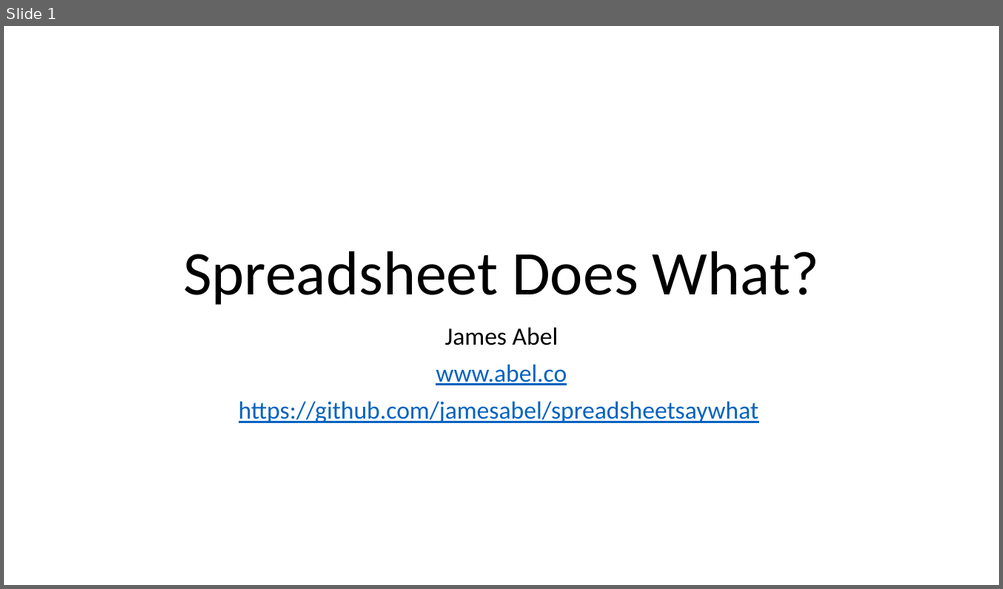
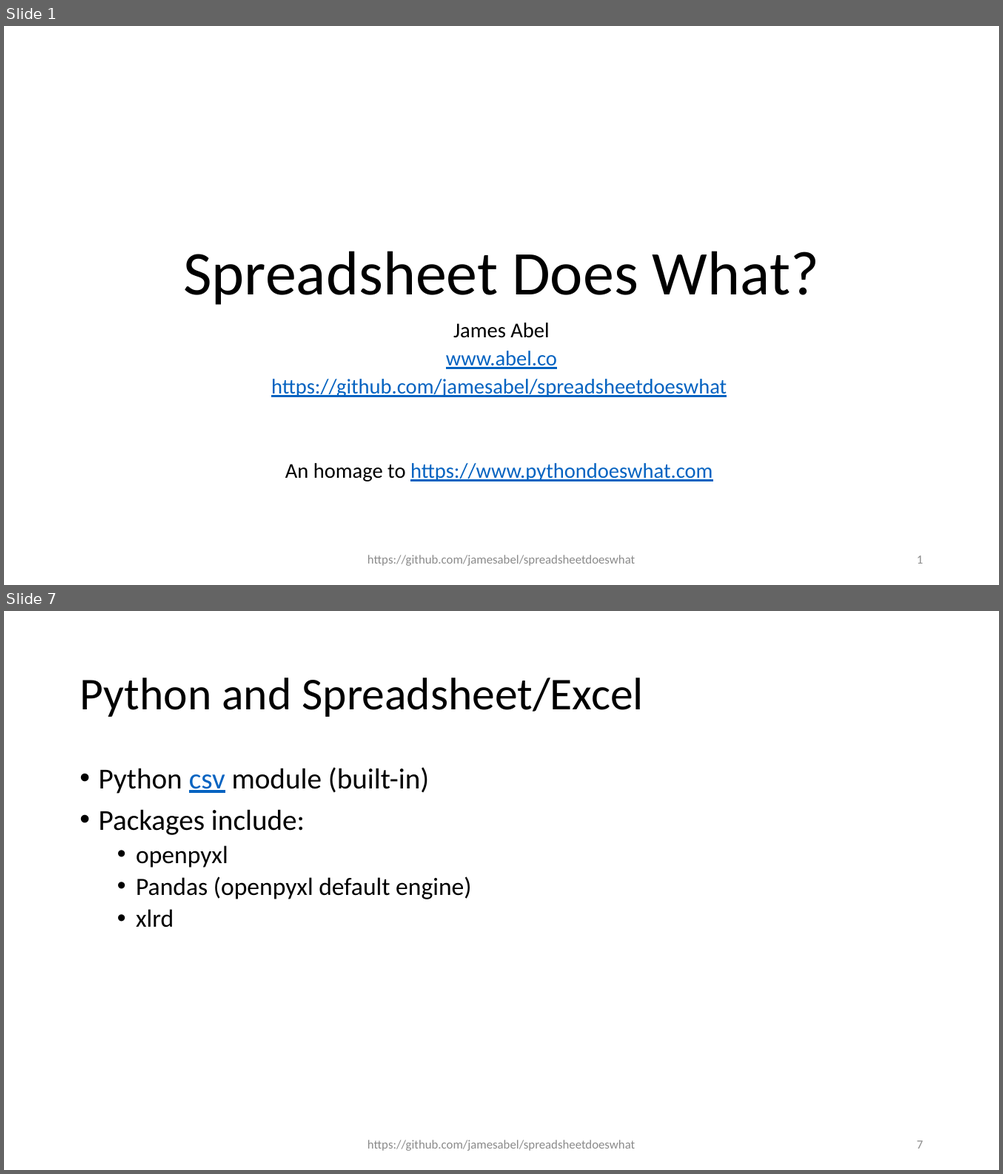
Before and after one commit to jamesabel/spreadsheetdoeswhat, a slide deck: SF Python SpreadsheetDoesWhat.pptx. Shown one above the other, each under a label of ours: slide 1 before the commit, slides 1 and 7 after it; the slides between them are not shown. The pictures are 1003x589 and 1003x1174 pixels, drawn with LibreOffice and Linux fonts; fonts in the diff are those of the drawing. Boxes give left, top, right and bottom in pixels: in the first picture for what was removed or moved away, otherwise in the second. Text is boxed around its words. In the diff, an @@ line names an element or a change of style, - is before the commit and + after.

```diff
--- a/SF Python SpreadsheetDoesWhat.pptx
+++ b/SF Python SpreadsheetDoesWhat.pptx
@@ slide 7 added at [4,611,999,1170], background #FFFFFF @@
@@ title added at [79,678,643,717], 44 pt, text #000000 @@
+Python and Spreadsheet/Excel
@@ text added at [99,767,471,928], 28 pt, text #000000 @@
+• Python csv module (built-in)
+• Packages include:
+  • openpyxl
+  • Pandas (openpyxl default engine)
+  • xlrd
@@ text added at [367,1140,634,1151], 12 pt, text #8C8C8C @@
+https://github.com/jamesabel/spreadsheetdoeswhat
@@ page number added at [916,1141,922,1149], 12 pt, text #8C8C8C @@
+7
@@ slide 1 changed as well @@
@@ subtitle at [446,323,557,369]: size 24 to 20.4 pt in "James Abel", "www.abel.co"; line spacing 0.9 to 0.7 @@
@@ subtitle at [271,379,726,482]: text changed; size 24 to 20.4 pt @@
-https://github.com/jamesabel/spreadsheetsaywhat
+https://github.com/jamesabel/spreadsheetdoeswhat
+An homage to https://www.pythondoeswhat.com
@@ text added at [367,555,634,566], 12 pt, text #8C8C8C @@
+https://github.com/jamesabel/spreadsheetdoeswhat
@@ page number added at [916,556,922,564], 12 pt, text #8C8C8C @@
+1
```
Also in this commit, not shown: 10 other slides added, 5 other files.
